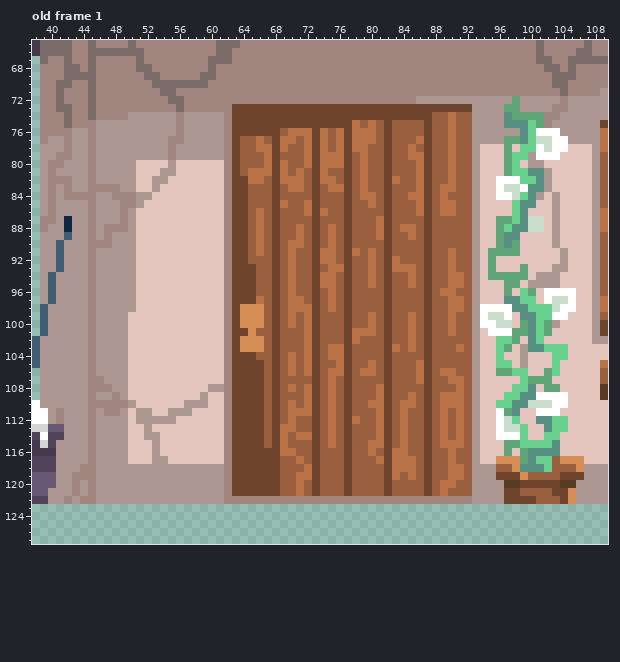
Pixel-art file, stored at Entorno/CasaAlquimista.ase. This is how it looked before the edit.
256x128 pixels, 3 frames. Colours within 5 levels of each other are drawn and written as one. Shown: old frame 1: x 38..109, y 65..127. The commit also changed other frames or places, which this record leaves out.
The same view after the edit:
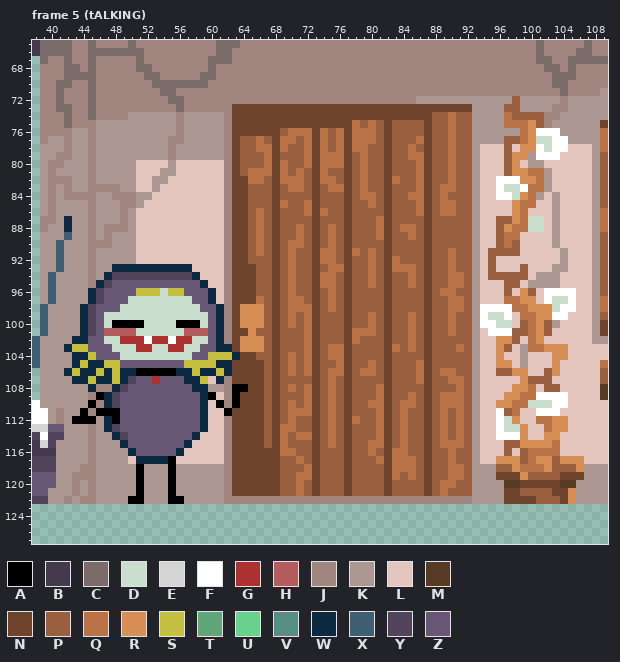
Palette (. is transparent): A #000000  B #44394d  C #7a6b68  D #cadece  E #d4d4d4  F #ffffff  G #ac3232  H #b55c5c  J #a1857f  K #ad9792  L #e4c6be  M #573a24  N #6e442d  P #9a5f3f  Q #ba7347  R #d78f55  S #c5bf42  T #60a679  U #67d18d  V #568e81  W #0d2941  X #405f73  Y #51445c  Z #675775
A new or re-ordered frame is compared with the old frame closest to it.
Change:
frames 3 -> 66
layer "Layer 1" now shown
Frame 5 (tALKING) is new; against old frame 1, layers "Layer 1", "Frontal":
y 72: x 98 T -> P
y 73: x 97..98 TT -> PP
y 74: x 97..101 VTTTT -> QPPPP
y 75: x 97..101 VVVUT -> QQQRP
y 76: x 99..100 VU -> QR
y 77: x 97..100 TTVU -> PPQR
y 78: x 97 T -> P; x 99..100 UU -> RR
y 79: x 97..99 TUU -> PRR
y 80: x 97..98 TU -> PR
y 81: x 97..101 TUUVV -> PRRQQ
y 82: x 99..101 UUV -> RRQ
y 83: x 100..101 VV -> QQ
y 84: x 99..100 UV -> RQ
y 85: x 98..100 UVV -> RQQ
y 86: x 98..99 UV -> RQ
y 87: x 96..99 TTUV -> PPRQ
y 88: x 96..99 TUVV -> PRQQ
y 89: x 96..98 TVV -> PQQ
y 90: x 96..98 TVT -> PQP
y 91: x 95..98 TTTT -> PPPP
y 92: x 95 T -> P
y 93: x 48..57 KKKLLLLLLL -> WWWWWWWWWW; x 95 T -> P; x 99 T -> P
y 94: x 47..58 KKKKLLLLLLLL -> WYYYYYYYYYYW; x 95..99 TTTTT -> PPPPP
y 95: x 46..59 KKKKKLLLLLLLLL -> WYZZZZZZZZZZZW; x 97..98 TT -> PP
y 96: x 45..60 JKKKKKLLLLLLLLLL -> WYZZZZSSSDSSZZZW; x 97 T -> P; x 99..100 UT -> RP
y 97: x 45..60 JKKKKKLLLLLLLLLL -> WYZZZDDDDDDDDZZW; x 97..100 VVUU -> QQRR
y 98: x 44..61 KJKKKKKLLLLLLLLLLL -> WYZZZDDDDDDDDDDZZW; x 98..102 VVUUU -> QQRRR
y 99: x 44..61 KJKKKKLLLLLLLLLLLL -> WYZDDDDDDDDDDDDDZW; x 99..102 VVUU -> QQRR
y 100: x 44..61 KJKKKKLLLLLLLLLLLL -> WYZDAAAADDDDAAADZW; x 99..102 TVUT -> PQRP
y 101: x 44..61 KJKKKKLLLLLLLLLLLL -> WYZHHHHDDDDDDHHHZW; x 98..102 TTVUT -> PPQRP
y 102: x 43..61 KKJKKKKLLLLLLLLLLLL -> WWZZDDGGGFGGFGGDDZW; x 96..98 UUT -> RRP; x 100..101 VU -> QR
y 103: x 42..62 KKKJKKKKLLLLLLLLLLLLJ -> WSSZZZDDDGGDDGGDDZZWW; x 96..97 UT -> RP; x 100..104 VVUUU -> QQRRR
y 104: x 43..63 KKJKKKKLLLLLLLLLLLLJN -> WWSZZZDDDDDDDDDZZSSSW; x 96 U -> R; x 103..104 UU -> RR
y 105: x 43..62 KKJKKKKLLLLLLLLLLLLJ -> WSWWSSZZZZZZZZSSSSWW; x 96..97 UU -> RR; x 103 U -> R
y 106: x 42..62 KKKJKKKKLLLLLLLLLLLLJ -> WSWWSWSWWAAAAAWWSWWSW; x 96..99 TTUU -> PPRR; x 102..103 TU -> PR
y 107: x 43..59 KKJJKKKLLLLLLLLLL -> WWSWWSWYZZGZZZWWS; x 61 L -> W; x 99..102 UTTT -> RPPP
y 108: x 45 J -> W; x 48..59 KKLLLLLLLLLL -> WYZZZZZZZZWW; x 63..64 NN -> AA; x 98..100 UUV -> RRQ; x 102..103 TT -> PP
y 109: x 46..60 KKJKLLLLLLLLLKL -> AWYZZZZZZZZZZWA; x 63 N -> A; x 97..100 UUVV -> RRQQ
y 110: x 45 J -> A; x 47..59 JJJKLLLLLLKKK -> WYZZZZZZZZZZW; x 61 L -> A; x 63 N -> A; x 96..99 UUVV -> RRQQ
y 111: x 44 K -> A; x 46..59 KJJKLKKLLKKKLL -> AAAZZZZZZZZZZW; x 62 J -> A; x 97..98 TV -> PQ
y 112: x 43..45 KKJ -> AAA; x 47..59 KKKLKKKKKLLLL -> WAZZZZZZZZZZW; x 98 U -> R; x 101..104 VVUU -> QQRR
y 113: x 47..59 KKKLLKLLLLLLL -> WYZZZZZZZZZZW; x 99 U -> R; x 102..104 VUU -> QRR
y 114: x 48..58 KKLLKKLLLLL -> WYZZZZZZZZW; x 99 U -> R; x 102..103 UU -> RR
y 115: x 49..57 KLLLKLLLL -> WZZZZZZZW; x 97..103 TTUUUUV -> PPRRRRQ
y 116: x 50..56 LLLKLLL -> WZZZZZW; x 97 T -> P; x 99..103 TVVVV -> PQQQQ
y 117: x 51..55 LLKKL -> WWWWA; x 99..102 TVUU -> PQRR
y 118: x 51 K -> A; x 55 K -> A; x 99..102 VVVU -> QQQR
y 119..121: x 51 K -> A; x 55 K -> A
y 122: x 50..51 KK -> AA; x 55..56 KK -> AA
Boxes around the changes in both pictures, in picture pixels (x1, y1, x2, y2):
changed: (488, 96, 568, 472)
changed: (64, 264, 248, 504)
